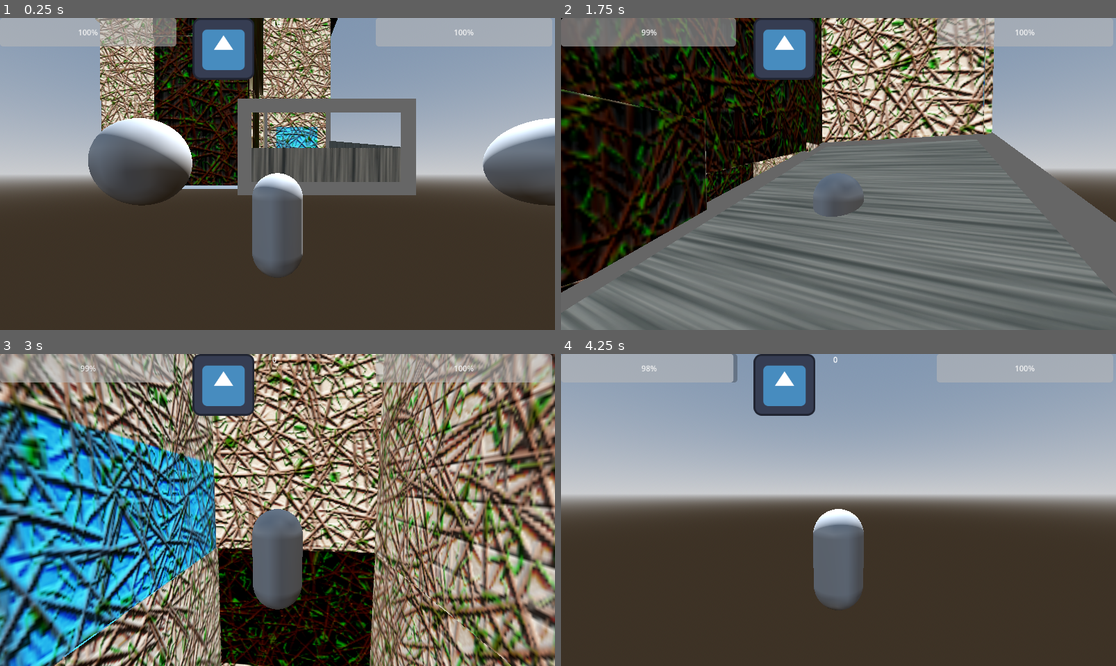
Above: before the commit, frames 1-4 (two rows, left to right).
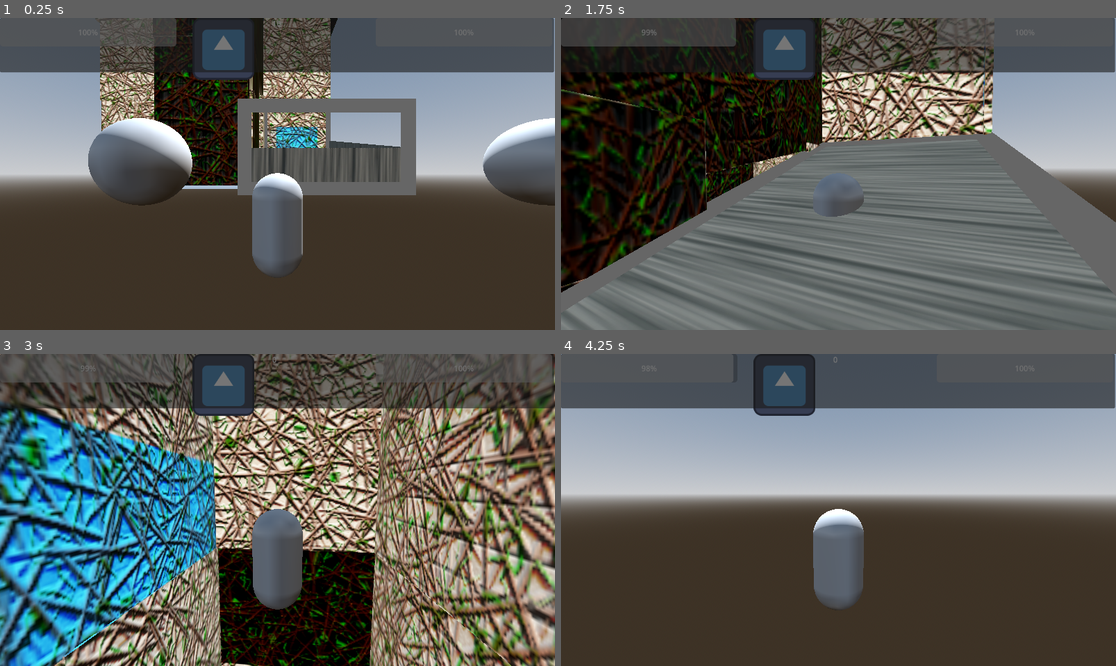
Above: after the commit, the same moments.

Repository: abody2k/Home-to-be
Game: Godot game, scene res://scenes/house.tscn
The game is run twice, just before and just after one commit, with the same random seed, the same clock (stepped at 60 frames per second) and the same inputs. The project has no main scene, so this scene is started directly. The engine's default icon, where the game draws it, is replaced by a stand-in: a white triangle on a blue panel in a dark square.
Inputs (mouse positions are in pixels of both pictures, inside the frame that each line leads up to):
- Up to frame 1 (0.25 s): no input
- Up to frame 2 (1.75 s): move the mouse to (866, 174) at 0.52 s; press the mouse at (866, 174) at 0.53 s; hold Up (forward) from 0.53 s (still down); tap Space (jump) at 0.77, 1.52 s; move the mouse to (810, 174) at 1.27 s; release the mouse at (810, 174) at 1.28 s; tap E (eat) at 1.35 s
- Up to frame 3 (3 s): keep holding Up (forward); move the mouse to (288, 503) at 2.02 s; press the mouse at (288, 503) at 2.03 s; move the mouse to (271, 516) at 2.77 s; release the mouse at (271, 516) at 2.78 s; tap E (eat) at 2.85 s
- Up to frame 4 (4.25 s): keep holding Up (forward); tap Space (jump) at 3.02, 3.77 s; move the mouse to (877, 513) at 3.52 s; press the mouse at (877, 513) at 3.53 s

The runs differ from the first frame. In frame 1, 16% of the frame differs, in the area x 0-100%, y 0-18%; in frame 2, 13%; in frame 3, 16%; in frame 4, 17%.

Commit message:
Fixed dialog system and made it auto destructive

Diff:
--- a/scenes/dialog_ui.tscn
+++ b/scenes/dialog_ui.tscn
@@ -2,7 +2,7 @@
 
 [ext_resource type="Script" uid="uid://bg6l5u8bs2wxn" path="res://scripts/dialog.gd" id="1_xh3aw"]
 
-[node name="CanvasLayer" type="CanvasLayer" unique_id=2041204070]
+[node name="dialog" type="CanvasLayer" unique_id=2041204070]
 script = ExtResource("1_xh3aw")
 
 [node name="Control" type="Control" parent="." unique_id=741444608]
@@ -16,10 +16,10 @@
 [node name="Panel" type="Panel" parent="Control" unique_id=396381139]
 layout_mode = 1
 anchors_preset = -1
-anchor_right = 1.0
-anchor_bottom = 0.35000002
-offset_right = 1.0
-offset_bottom = 0.19998169
+anchor_right = 0.998
+anchor_bottom = 0.17400001
+offset_right = 0.30395508
+offset_bottom = 0.24799347
 
 [node name="label" type="RichTextLabel" parent="Control/Panel" unique_id=913491096]
 layout_mode = 1
--- a/scenes/mc.tscn
+++ b/scenes/mc.tscn
@@ -2,6 +2,7 @@
 
 [ext_resource type="Script" uid="uid://ckpime2okaobd" path="res://scripts/mc.gd" id="1_yc5nw"]
 [ext_resource type="Texture2D" uid="uid://em34tq2genen" path="res://icon.svg" id="2_i6vl1"]
+[ext_resource type="PackedScene" uid="uid://dyx5tlwujgruq" path="res://scenes/dialog_ui.tscn" id="3_a6s5m"]
 
 [sub_resource type="CapsuleMesh" id="CapsuleMesh_hy1be"]
 
@@ -96,5 +97,8 @@
 text = "10"
 fit_content = true
 
+[node name="dialog" parent="." unique_id=2041204070 instance=ExtResource("3_a6s5m")]
+dialogs = ["How are we doing essay?", "No problemo", "Hola senior"]
+
 [connection signal="timeout" from="Timer" to="." method="_on_timer_timeout"]
 [connection signal="timeout" from="jumping" to="." method="_on_jumping_timeout"]
--- a/scripts/dialog.gd
+++ b/scripts/dialog.gd
@@ -8,18 +8,13 @@
 
 var current_index=-1
 
-var  x = {
-	"MC":"hello there",
-	"ME":""
-}
-
 signal finished_dialog
 
 var typing = false
 
 func next():
 
-	if typing:
+	if typing or current_index >= dialogs.size():
 		return
 
 
@@ -27,12 +22,15 @@
 	current_index+=1
 	#get the next dialog
 
+
+	if current_index >= dialogs.size():
+		if dialog_type == DIALOG_TYPE.REPEATING:
+			current_index = -1
+		else:
+			print("Auto destroyed")
+			finished_dialog.emit()
+			queue_free()
+		return
 	var tween = create_tween()
 	tween.finished.connect(func(): typing = false)
 	tween.tween_property($Control/Panel/label,"text",dialogs[current_index],1)
-	if dialogs.size() <= current_index:
-		if dialog_type == DIALOG_TYPE.REPEATING:
-			current_index = -1
-		else:
-			finished_dialog.emit()
-			queue_free()
--- a/scripts/mc.gd
+++ b/scripts/mc.gd
@@ -68,6 +68,8 @@
 
 
 func attack():
+
+
 	if ammo > 0 and !attacking:
 		print("Bang!")
 		ammo -= 1
